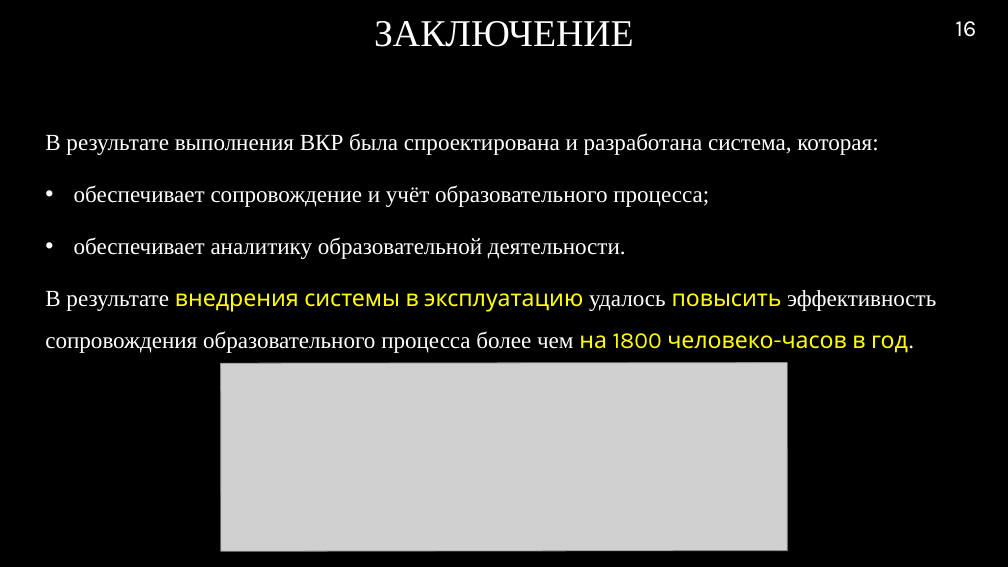
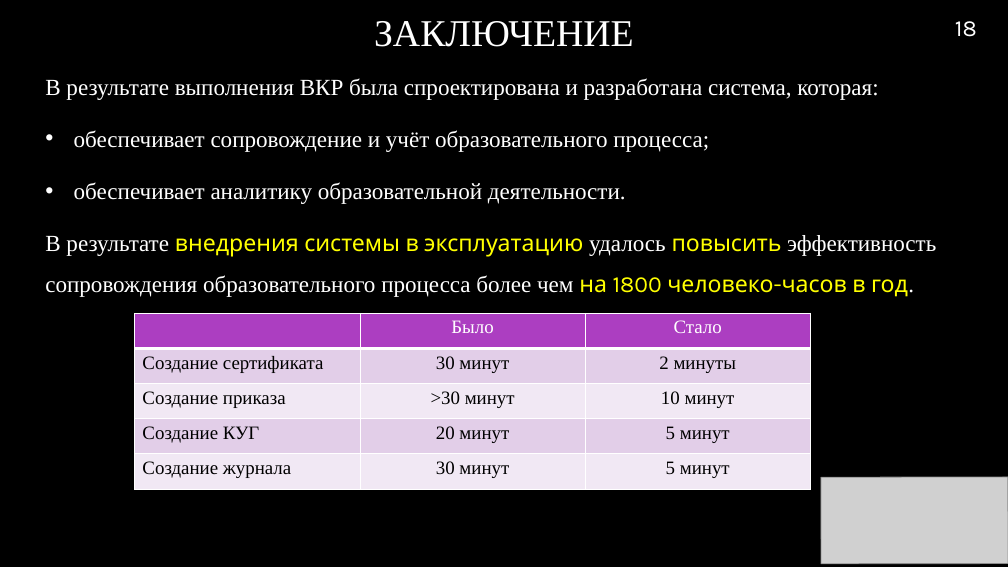
Before and after one commit to RAdKuzur/ASTU, a slide deck: slide 18 of Дипломная работа/Консультации Хоменко/Презентация v3.0.pptx (slide 16 before the commit). Drawn at 1008x567 pixels with LibreOffice and Linux fonts; fonts in the diff are those of the drawing; grey boxes stand for pictures; background and template pictures are left out. Boxes give left, top, right and bottom in pixels: in the first picture for what was removed or moved away, otherwise in the second. Text is boxed around its words. In the diff, an @@ line names an element or a change of style, - is before the commit and + after.

```diff
--- a/Дипломная работа/Консультации Хоменко/Презентация v3.0.pptx
+++ b/Дипломная работа/Консультации Хоменко/Презентация v3.0.pptx
@@ text "В результате выполнения ВКР была ...": place and size @@
-text "В результате выполнения ВКР была ..." at (45, 133, 936, 353)
+text "В результате выполнения ВКР была ..." at (45, 78, 936, 297)
@@ table added at (135, 313, 811, 489), 5 rows, 3 columns @@
+ | Было | Стало
+Создание сертификата | 30 минут | 2 минуты
+Создание приказа | >30 минут | 10 минут
+Создание КУГ | 20 минут | 5 минут
+Создание журнала | 30 минут | 5 минут
@@ picture: place and size @@
-picture at (221, 362, 787, 552)
+picture at (821, 477, 1008, 564)
```
Also in this commit, not shown: 4 other slides changed, 3 slides added, 1 slide removed, 2 other files.
